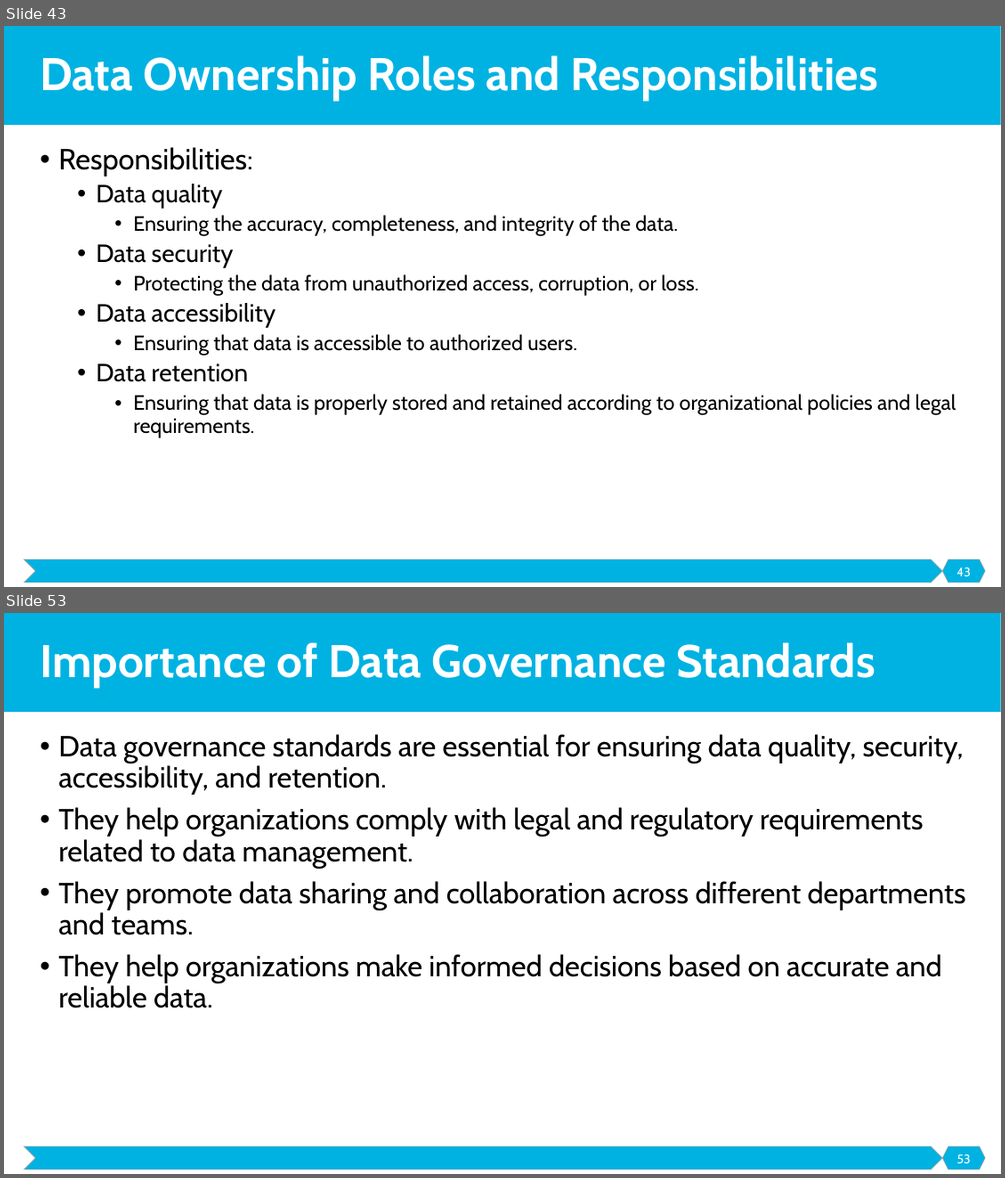
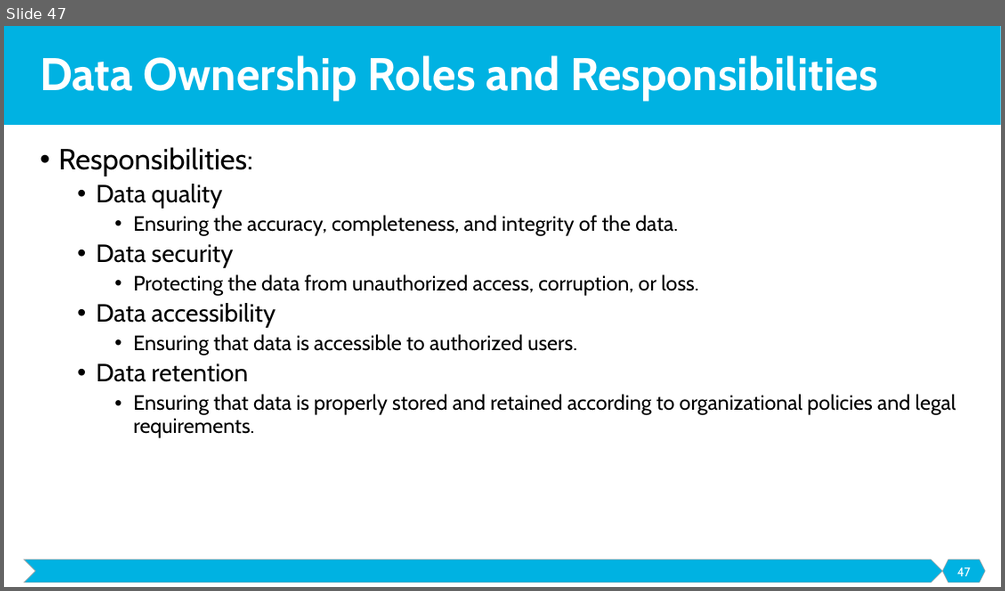
Before and after one commit to malenezi/malenezi, a slide deck: IS466/Lectures/2-DG-Roles and Responsibilities/Data Governance Roles and Responsibilities.pptx. Shown one above the other, each under a label of ours: slides 43 and 53 before the commit, slide 47 after it; the slides between them are not shown. The pictures are 1005x1178 and 1005x591 pixels, drawn with LibreOffice and Linux fonts; fonts in the diff are those of the drawing. Boxes give left, top, right and bottom in pixels: in the first picture for what was removed or moved away, otherwise in the second. Text is boxed around its words. In the diff, an @@ line names an element or a change of style, - is before the commit and + after.

```diff
--- a/IS466/Lectures/2-DG-Roles and Responsibilities/Data Governance Roles and Responsibilities.pptx
+++ b/IS466/Lectures/2-DG-Roles and Responsibilities/Data Governance Roles and Responsibilities.pptx
@@ slide 53 removed at (x1=4, y1=613, x2=1001, y2=1174), background #FFFFFF; not listed: 3 template elements that a slide beside it also shows @@
@@ title removed at (x1=40, y1=642, x2=875, y2=687) @@
-Importance of Data Governance Standards
@@ text removed at (x1=58, y1=734, x2=966, y2=1008) @@
-• Data governance standards are essential for ensuring data quality, security, accessibility, and retention.
-• They help organizations comply with legal and regulatory requirements related to data management.
-• They promote data sharing and collaboration across different departments and teams.
-• They help organizations make informed decisions based on accurate and reliable data.
@@ page number removed at (x1=957, y1=1154, x2=971, y2=1164) @@
-53
@@ what was slide 43 is now slide 47 @@
@@ page number at (x1=957, y1=567, x2=971, y2=576): text changed @@
-43
+47
```
Also in this commit, not shown: 1 slide changed, 5 slides added, 44 other slides removed, 8 other files.
